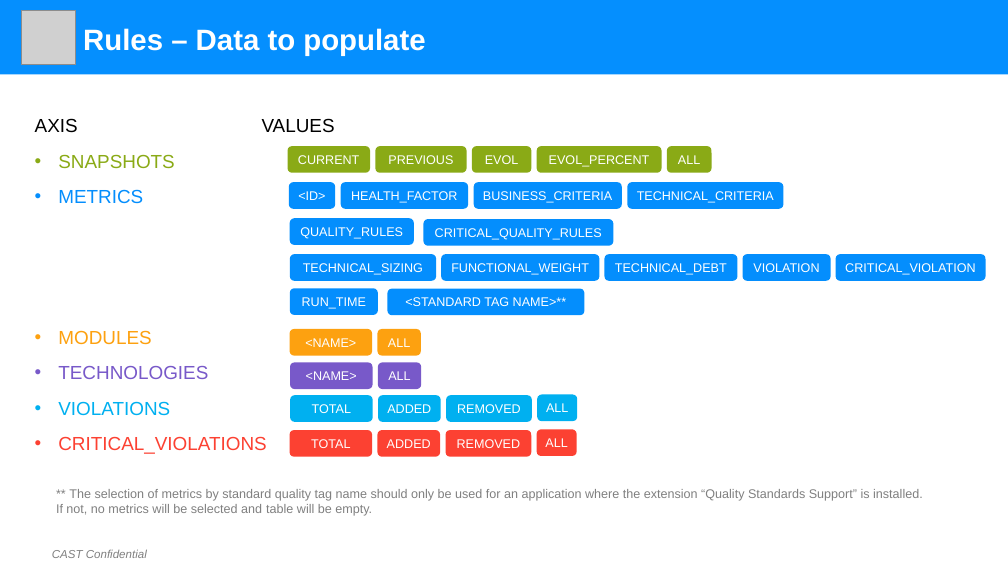
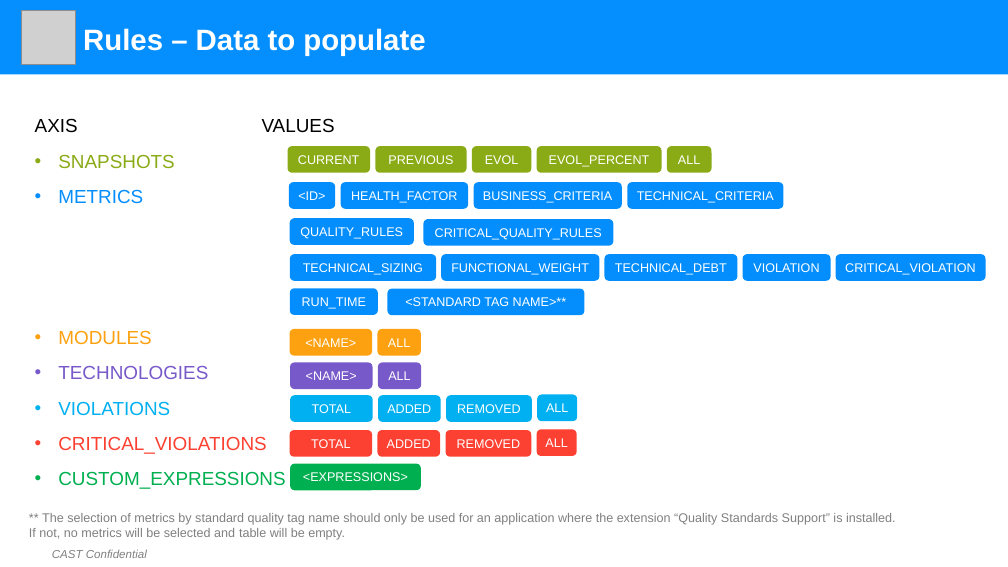
Before and after one commit to CAST-projects/RGforDashboards, a slide deck: slide 2 of CastReporting.Reporting.Core/TemplatesFiles/Generic Table Definition.pptx. Drawn at 1008x567 pixels with LibreOffice and Linux fonts; fonts in the diff are those of the drawing; grey boxes stand for pictures; background and template pictures are left out. Boxes give left, top, right and bottom in pixels: in the first picture for what was removed or moved away, otherwise in the second. Text is boxed around its words. In the diff, an @@ line names an element or a change of style, - is before the commit and + after.

```diff
--- a/CastReporting.Reporting.Core/TemplatesFiles/Generic Table Definition.pptx
+++ b/CastReporting.Reporting.Core/TemplatesFiles/Generic Table Definition.pptx
@@ text at (58,471,285,489): paragraph added @@
+• CUSTOM_EXPRESSIONS
@@ rounded rectangle added at (290,464,421,490), fill #00B050, 12 pt, text #FFFFFF @@
+<EXPRESSIONS>
@@ text "** The selection of metrics ...": place and size @@
-text "** The selection of metrics ..." at (56,489,923,516)
+text "** The selection of metrics ..." at (29,513,896,540)
```
Also in this commit, not shown: 1 other slide changed, 1 slide added, 20 other files.
